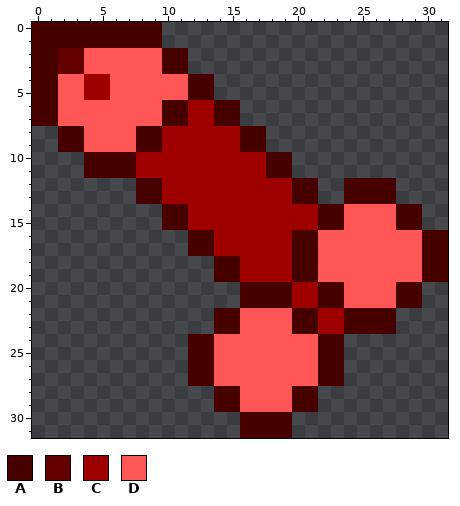
Pixel-art sprite, stored at Assets/Bosses/BrainRedux/DeadBrain_Head_Boss.png. That is the earlier state.
The file is 32x32 pixels. Colours within 5 levels of each other are drawn and written as one.
Palette (. is transparent): A #460000  B #620000  C #9e0000  D #ff5656
Pixels before, first column x 0:
 0 AAAAAAAAAA......................
 1 AAAAAAAAAA......................
 2 AABBDDDDDDAA....................
 3 AABBDDDDDDAA....................
 4 AADDCCDDDDDDAA..................
 5 AADDCCDDDDDDAA..................
 6 AADDDDDDDDAACCAA................
 7 AADDDDDDDDAACCAA................
 8 ..AADDDDAACCCCCCAA..............
 9 ..AADDDDAACCCCCCAA..............
10 ....AAAACCCCCCCCCCAA............
11 ....AAAACCCCCCCCCCAA............
12 ........AACCCCCCCCCCAA..AAAA....
13 ........AACCCCCCCCCCAA..AAAA....
14 ..........AACCCCCCCCCCAADDDDAA..
15 ..........AACCCCCCCCCCAADDDDAA..
16 ............AACCCCCCAADDDDDDDDAA
17 ............AACCCCCCAADDDDDDDDAA
18 ..............AACCCCAADDDDDDDDAA
19 ..............AACCCCAADDDDDDDDAA
20 ................AAAACCAADDDDAA..
21 ................AAAACCAADDDDAA..
22 ..............AADDDDAACCAAAA....
23 ..............AADDDDAACCAAAA....
24 ............AADDDDDDDDAA........
25 ............AADDDDDDDDAA........
26 ............AADDDDDDDDAA........
27 ............AADDDDDDDDAA........
28 ..............AADDDDAA..........
29 ..............AADDDDAA..........
30 ................AAAA............
31 ................AAAA............
The same view after the edit:
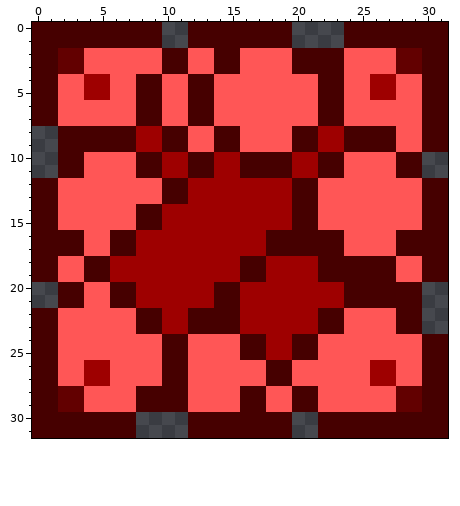
Changes in this commit:
There is now colour A in rows 0 to 1 at x 12 to 19 and 24 to 31; in rows 2 to 3 at x 14 to 15, 20 to 23 and 30 to 31; in rows 4 to 7 at x 22 to 23 and 30 to 31; in rows 8 to 9 at x 20 to 21, 24 to 27 and 30 to 31; in rows 10 to 11 at x 2 to 3, 22 to 23 and 28 to 29; in rows 12 to 13 at x 0 to 1 and 30 to 31.
There is now colour A in rows 14 to 15 at x 0 to 1, 8 to 9 and 30 to 31; in rows 16 to 17 at x 0 to 3 and 6 to 7; in rows 18 to 19 at x 0 to 1 and 4 to 5; in rows 20 to 21 at x 2 to 3, 6 to 7 and 14 to 15; in rows 22 to 23 at x 0 to 1, 8 to 9, 12 to 13 and 28 to 29; in rows 24 to 27 at x 0 to 1, 10 to 11 and 30 to 31.
There is now colour A in rows 28 to 29 at x 0 to 1, 8 to 11 and 30 to 31; in rows 30 to 31 at x 0 to 7, 12 to 15 and 22 to 31.
The edit turns colour C into colour A in rows 6 to 7 at x 12 to 13; in rows 8 to 9 at x 10 to 11 and 14 to 15; in rows 10 to 11 at x 8 to 9, 12 to 13 and 16 to 17; in rows 12 to 13 at x 10 to 11; in rows 14 to 15 at x 20 to 21; in rows 16 to 17 at x 18 to 19.
The edit turns colour C into colour A in rows 18 to 19 at x 16 to 17; in rows 22 to 23 at x 22 to 23.
The edit turns colour D into colour A in rows 4 to 7 at x 8 to 9; in rows 8 to 9 at x 4 to 7; in rows 16 to 17 at x 22 to 23 and 28 to 29; in rows 18 to 19 at x 22 to 27; in rows 20 to 21 at x 24 to 27; in rows 24 to 25 at x 16 to 17 and 20 to 21.
The edit turns colour D into colour A in rows 26 to 27 at x 18 to 19; in rows 28 to 29 at x 16 to 17.
There is now colour B in rows 2 to 3 at x 28 to 29; in rows 28 to 29 at x 2 to 3 and 28 to 29.
There is now colour C in rows 4 to 5 at x 26 to 27; in rows 8 to 9 at x 22 to 23; in rows 10 to 11 at x 20 to 21; in rows 16 to 17 at x 8 to 11; in rows 18 to 19 at x 6 to 13; in rows 20 to 21 at x 8 to 13.
There is now colour C in rows 22 to 23 at x 10 to 11; in rows 26 to 27 at x 4 to 5 and 26 to 27.
The edit turns colour A into colour C in rows 8 to 9 at x 8 to 9; in rows 14 to 15 at x 10 to 11; in rows 16 to 17 at x 12 to 13; in rows 18 to 19 at x 14 to 15 and 20 to 21; in rows 20 to 21 at x 16 to 19 and 22 to 23; in rows 22 to 23 at x 20 to 21.
The edit turns colour D into colour C in rows 22 to 23 at x 16 to 19; in rows 24 to 25 at x 18 to 19.
There is now colour D in rows 2 to 3 at x 12 to 13, 16 to 19 and 24 to 27; in rows 4 to 5 at x 14 to 21, 24 to 25 and 28 to 29; in rows 6 to 7 at x 16 to 21 and 24 to 29; in rows 8 to 9 at x 18 to 19 and 28 to 29; in rows 10 to 11 at x 24 to 27; in rows 12 to 13 at x 2 to 7, 22 to 23 and 28 to 29.
There is now colour D in rows 14 to 15 at x 2 to 7; in rows 16 to 17 at x 4 to 5; in rows 18 to 19 at x 2 to 3; in rows 20 to 21 at x 4 to 5; in rows 22 to 23 at x 2 to 7; in rows 24 to 25 at x 2 to 9 and 24 to 29.
There is now colour D in rows 26 to 27 at x 2 to 3, 6 to 9, 24 to 25 and 28 to 29; in rows 28 to 29 at x 4 to 7, 12 to 13 and 22 to 27.
The edit turns colour A into colour D in rows 6 to 7 at x 10 to 11 and 14 to 15; in rows 8 to 9 at x 16 to 17; in rows 10 to 11 at x 4 to 7; in rows 12 to 13 at x 8 to 9 and 24 to 27; in rows 14 to 15 at x 22 to 23 and 28 to 29; in rows 22 to 23 at x 24 to 27.
The edit turns colour A into colour D in rows 24 to 27 at x 12 to 13 and 22 to 23; in rows 28 to 29 at x 14 to 15.
The edit turns colour C into colour D in rows 8 to 9 at x 12 to 13.
Changed places in both pictures, as pixel boxes (x1, y1, x2, y2):
changed: (32, 22, 448, 438)
